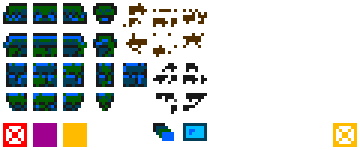
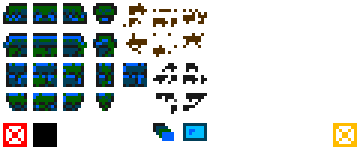
Revision of a layered 360x150 image; what changed, layer by layer:
painted on "Layer #1" over [33, 123, 87, 147]
